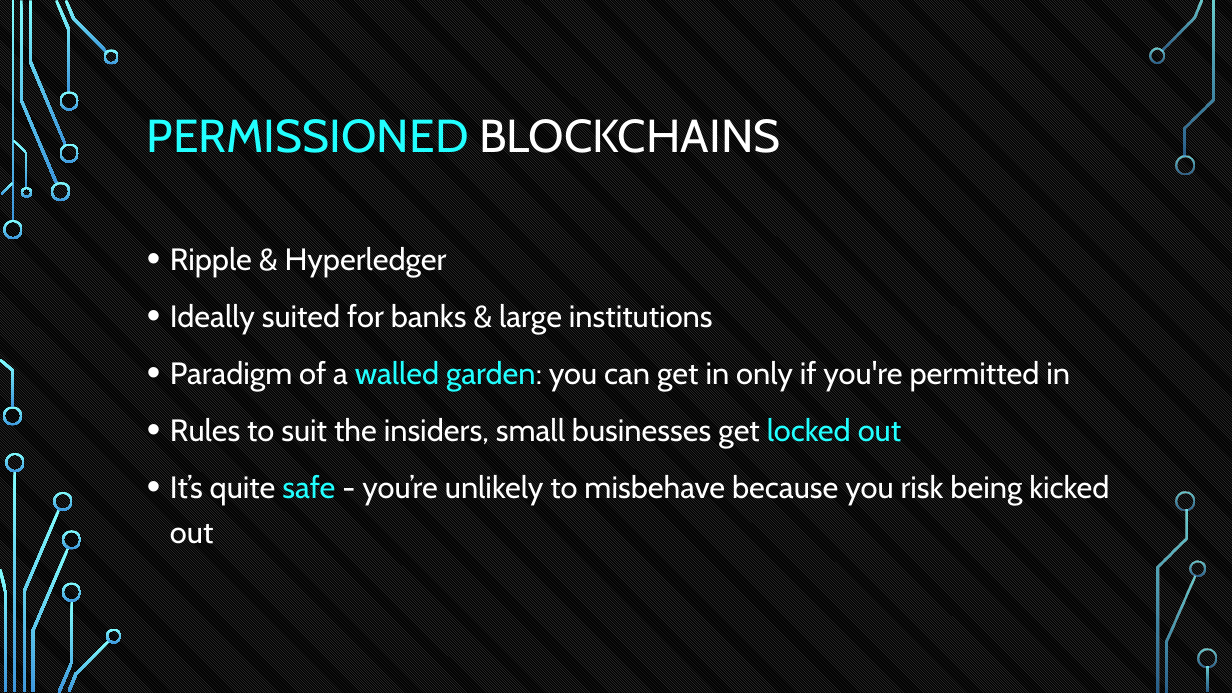
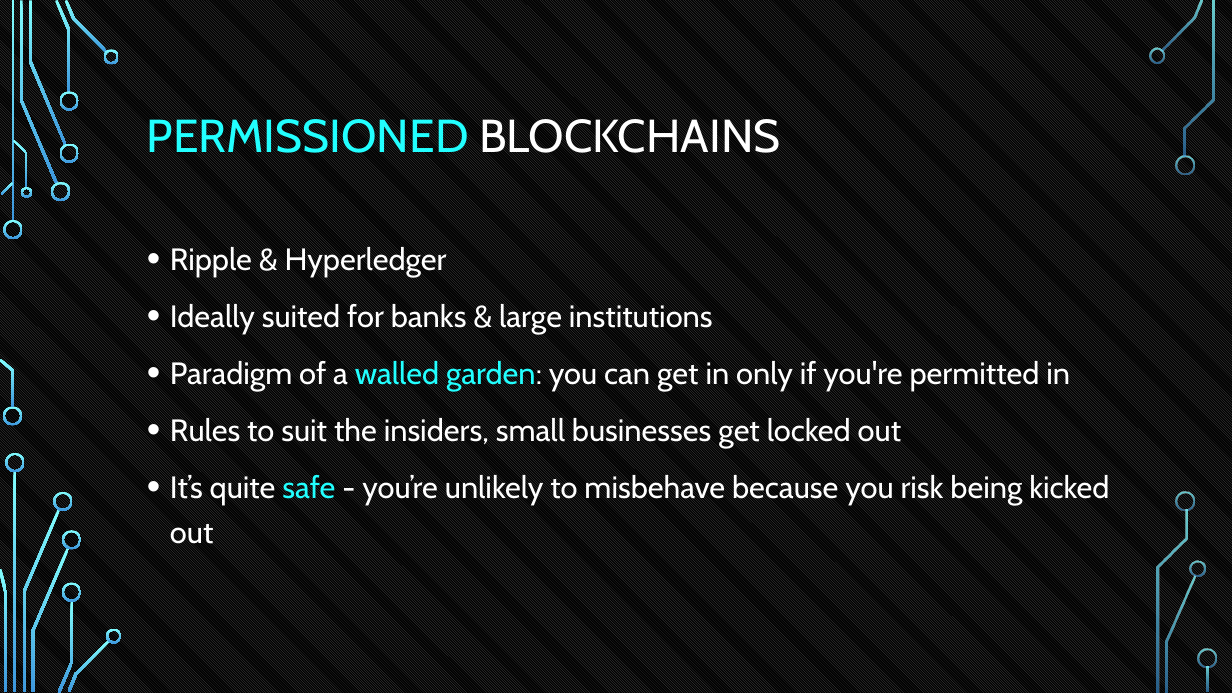
Before and after one commit to tokenika/tokenika.github.io, a slide deck: slide 9 of eostalk/EOS Talk BlockAliance.pptx. Drawn at 1232x693 pixels with LibreOffice and Linux fonts; fonts in the diff are those of the drawing; background and template pictures are left out. Boxes give left, top, right and bottom in pixels: in the first picture for what was removed or moved away, otherwise in the second. Text is boxed around its words. In the diff, an @@ line names an element or a change of style, - is before the commit and + after.

```diff
--- a/eostalk/EOS Talk BlockAliance.pptx
+++ b/eostalk/EOS Talk BlockAliance.pptx
@@ text at bbox=[170, 417, 901, 448]: text colour #22FFFF to #FFFFFF in "locked out" @@
```
Also in this commit, not shown: 6 other slides changed, 2 slides added, 3 other files.
